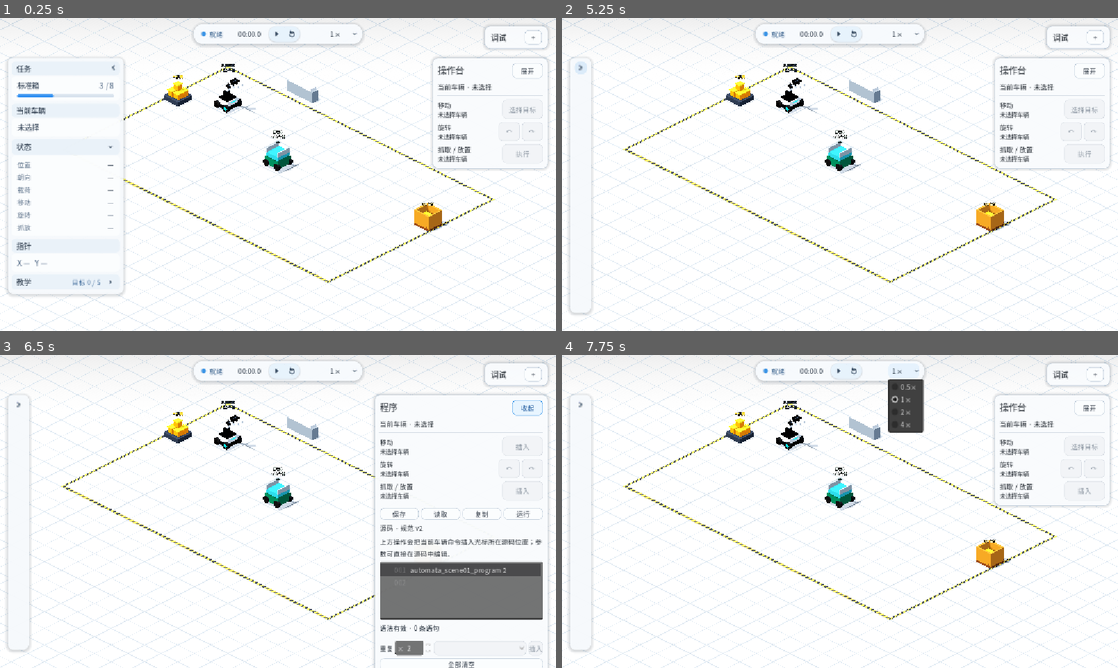
Above: before the commit, frames 1-4 (two rows, left to right).
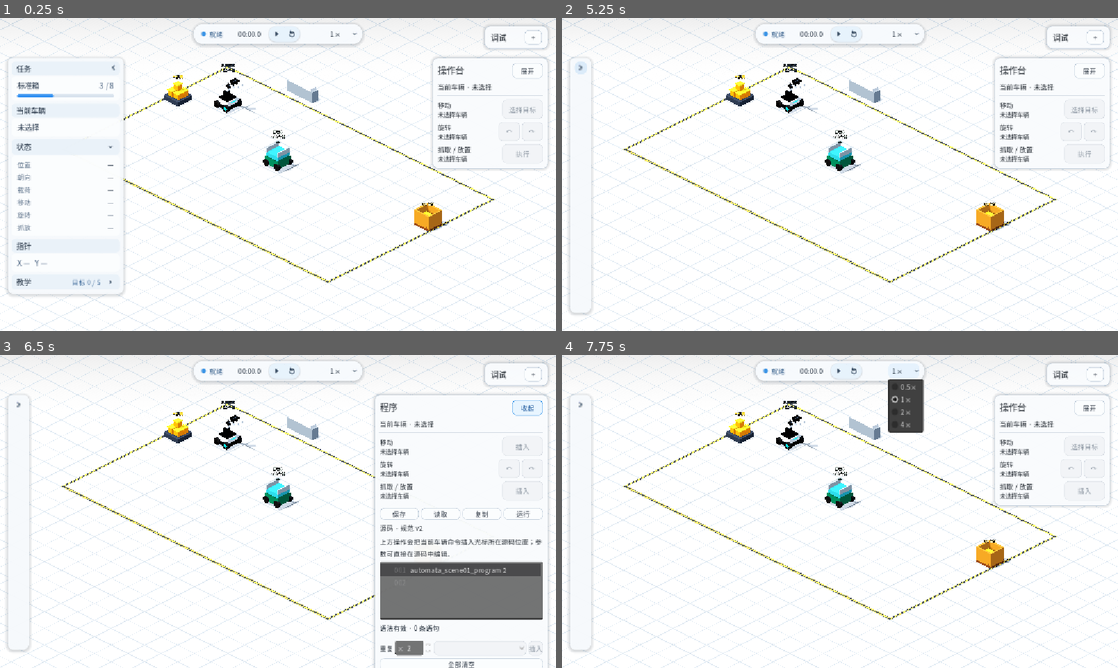
Above: after the commit, the same moments.

Repository: Ri0n72Y/automata
Game: Godot game, scene res://scenes/scene_01/scene_01_basic_packing.tscn
Same seed, same stepped clock (60 frames per second), same inputs: the game is played once before the commit and once after it.
Inputs (mouse positions are in pixels of both pictures, inside the frame that each line leads up to):
- Up to frame 1 (0.25 s): no input
- Up to frame 2 (5.25 s): click (673, 146) at 0.5 s; click (673, 199) at 1.27 s; click "下一步" at 2 s; click "上一步" at 2.75 s; click "跳过教学" at 3.5 s; click "打开教学" at 4.25 s; click (673, 68) at 5 s
- Up to frame 3 (6.5 s): click "展开" at 5.75 s
- Up to frame 4 (7.75 s): click "收起" at 6.5 s; click "1×" at 7.25 s

The runs differ from the first frame. In frame 1, 0.3% of the frame differs, in the area x 22-89%, y 15-85%; in frame 2, 0.4%, in the area x 11-89%, y 15-85%; in frame 3, 0.3%; in frame 4, 0.4%.

Commit message:
feat(scene-01): scale warning stripes for long boundary

Diff:
--- a/scenes/scene_01/materials/warning_stripe_x.tres
+++ b/scenes/scene_01/materials/warning_stripe_x.tres
@@ -5,6 +5,7 @@
 [resource]
 albedo_texture = ExtResource("1_warning")
 metallic = 0.01
-roughness = 0.68
+roughness = 0.7
+texture_filter = 5
 texture_repeat = true
-uv1_scale = Vector3(32, 1, 1)
+uv1_scale = Vector3(8, 1, 1)
